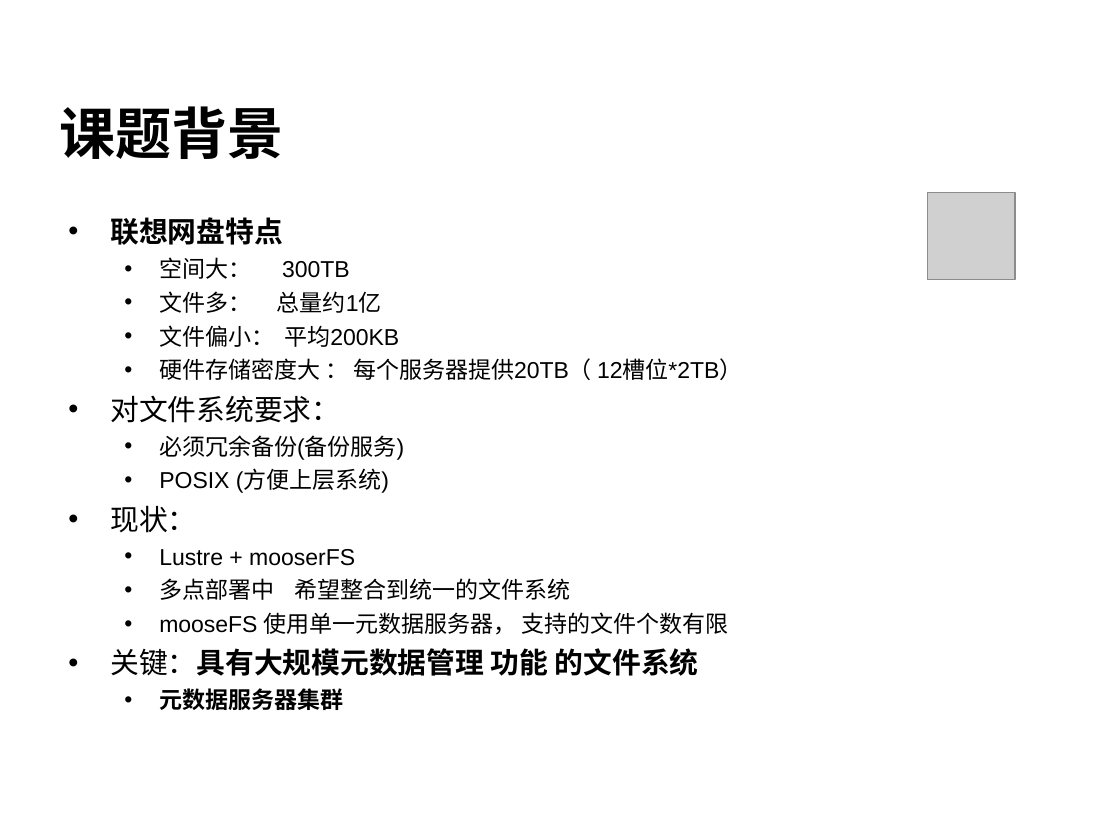
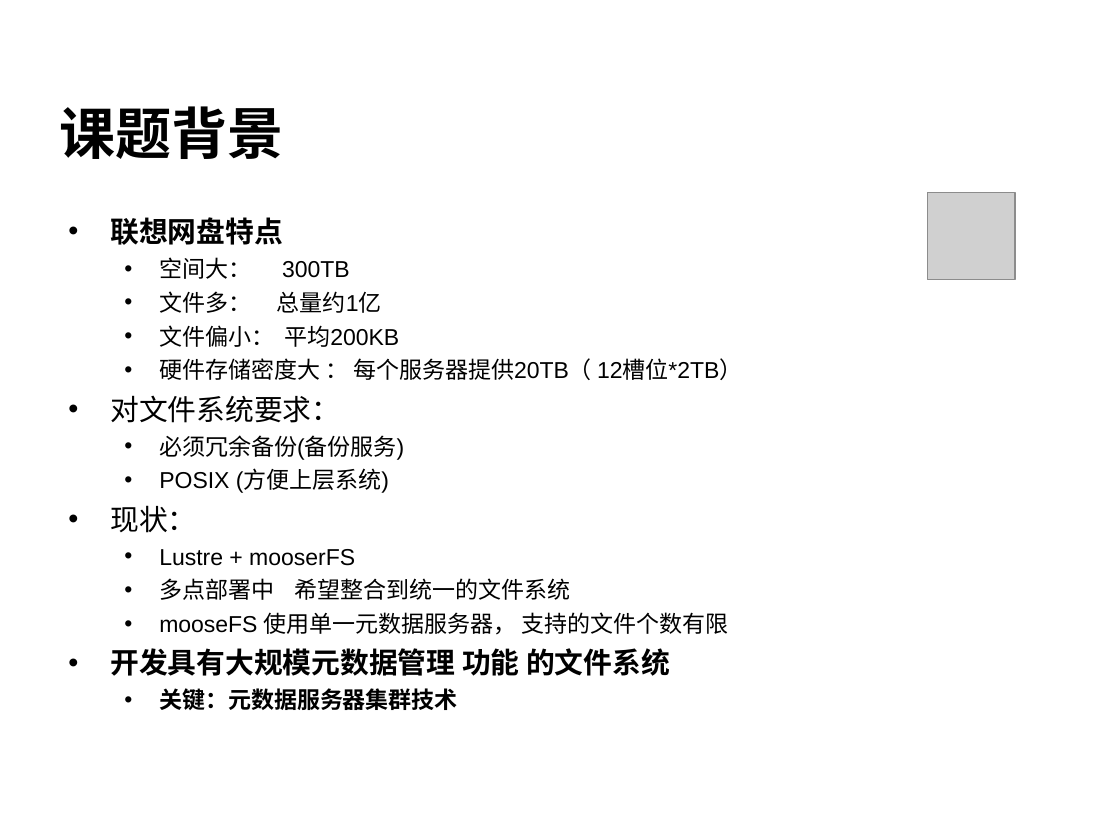
Before and after one commit to cheliequan/idning-paper, a slide deck: slide 3 of draft/答辩.ppt. Drawn at 1120x840 pixels with LibreOffice and Linux fonts; fonts in the diff are those of the drawing; grey boxes stand for pictures; background and template pictures are left out. Boxes give left, top, right and bottom in pixels: in the first picture for what was removed or moved away, otherwise in the second. Text is boxed around its words. In the diff, an @@ line names an element or a change of style, - is before the commit and + after.

```diff
--- a/draft/答辩.ppt
+++ b/draft/答辩.ppt
@@ text at (110,648,670,710): text changed @@
-• 关键：具有大规模元数据管理 功能 的文件系统
-  • 元数据服务器集群
+• 开发具有大规模元数据管理 功能 的文件系统
+  • 关键：元数据服务器集群技术
```
Also in this commit, not shown: 11 other slides changed, 4 slides added, 3 slides removed, 1 other file.
